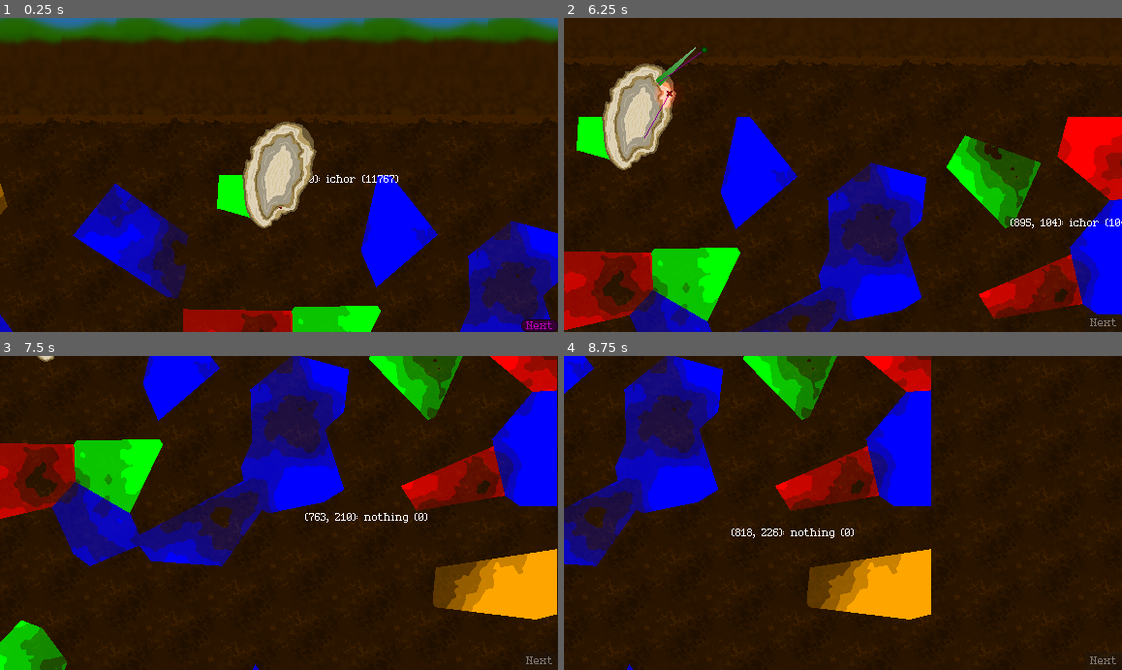
Above: before the commit, frames 1-4 (two rows, left to right).
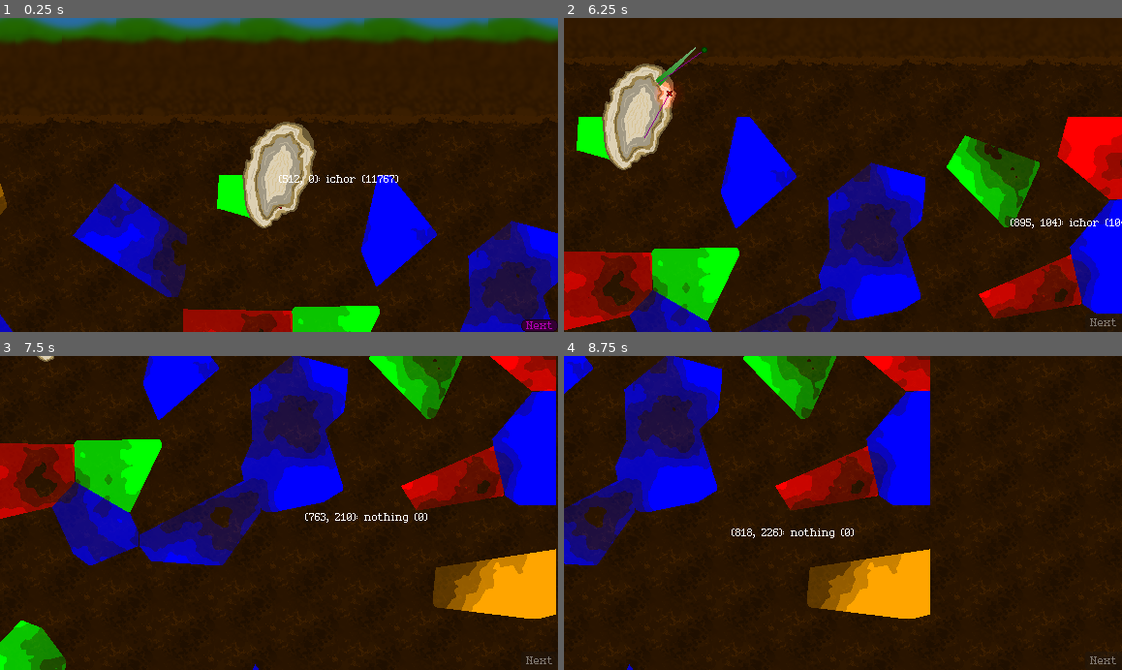
Above: after the commit, the same moments.

Repository: dragonryan06/trellis
Game: Godot game, scene res://test_world.tscn
The game is run twice, just before and just after one commit, with the same random seed, the same clock (stepped at 60 frames per second) and the same inputs.
Inputs (mouse positions are in pixels of both pictures, inside the frame that each line leads up to):
- Up to frame 1 (0.25 s): no input
- Up to frame 2 (6.25 s): click "Next" at 0.5 s; click "Next" at 1.25 s; click "Next" at 2 s; tap Enter at 2.75, 5.75 s; drag from (859, 143) to (898, 105) at 2.77 s; tap Space at 3.5 s; drag from (843, 206) to (898, 105) at 3.52 s; move the mouse to (898, 105) at 4.27 s; hold Right (camera_pan_right) 4.28-5 s; click (898, 105) at 4.42 s; drag from (815, 237) to (742, 153) at 5.02 s; move the mouse to (1010, 222) at 5.77 s; hold Down (camera_pan_down) from 5.78 s (still down); click (1010, 222) at 5.92 s
- Up to frame 3 (7.5 s): release Down (camera_pan_down) at 6.5 s; drag from (111, 465) to (106, 356) at 6.52 s; tap Space at 7.25 s; move the mouse to (306, 513) at 7.27 s; hold Right (camera_pan_right) from 7.28 s (still down); click (306, 513) at 7.42 s
- Up to frame 4 (8.75 s): release Right (camera_pan_right) at 8 s; drag from (759, 434) to (731, 528) at 8.02 s

The runs differ from the first frame. In frame 1, less than 0.1% of the frame differs, in the area x 1-85%, y 50-94%; in frame 2, less than 0.1%; in frame 3, 0.2%, in the area x 11-100%, y 0-99%; in frame 4, 0.2%.

Commit message:
Pop out regions to separate Images, for shading and modification purposes

Diff:
--- a/generation/resource_vein.gd
+++ b/generation/resource_vein.gd
@@ -1,4 +1,5 @@
 class_name ResourceVein
+extends Sprite2D
 
 const COLOR_TABLE: Dictionary[String, Color] = {
 	"nothing" : Color("transparent"),
@@ -18,20 +19,46 @@
 var type: String
 
 # The position of the voronoi seed that spawned this vein.
-var position: Vector2i:
-	get():
-		return positions[0]
-	set(value):
-		positions[0] = value
+var origin: Vector2i
 
-# All voronoi seed positions in this vein, including merged neighbors.
-var positions: Array[Vector2i] = [Vector2i(-1, -1)]
+## The position of the voronoi seed that spawned this vein.
+#var position: Vector2i:
+	#get():
+		#return positions[0]
+	#set(value):
+		#positions[0] = value
+#
+## All voronoi seed positions in this vein, including merged neighbors.
+#var positions: Array[Vector2i] = [Vector2i(-1, -1)]
 
 var color: Color:
 	get():
 		return COLOR_TABLE[type]
 
+var image: Image
+
+var bounds := Rect2i(0, 0, 0, 0)
+
 var volume := 0
+
+func update_bounds(to_include: Vector2i) -> void:
+	if (to_include.x < bounds.position.x):
+		bounds.position.x = to_include.x
+	if (to_include.y < bounds.position.y):
+		bounds.position.y = to_include.y
+	if (to_include.x > bounds.position.x + bounds.size.x):
+		bounds.size.x = to_include.x - bounds.position.x
+	if (to_include.y > bounds.position.y + bounds.size.y):
+		bounds.size.y = to_include.y - bounds.position.y
+
+func _ready() -> void:
+	if (bounds.size.x > 0 and bounds.size.y > 0):
+		image.crop(bounds.size.x, bounds.size.y)
+	texture = ImageTexture.new()
+	texture.set_image(image)
+	position = bounds.position
+	centered = false
+	name = type
 
 func _to_string() -> String:
 	return "%s (%d)" % [type, volume]
--- a/generation/soil_resources.gd
+++ b/generation/soil_resources.gd
@@ -11,8 +11,6 @@
 # Key should be a chunk position
 var _resource_veins: Dictionary[Vector2i, ResourceVein]
 
-var _resource_data: Image
-
 func get_resource_at(local_pos: Vector2) -> ResourceVein:
 	if (local_pos.x < 0 or local_pos.x > IMAGE_DIM.x or local_pos.y < 0 or local_pos.y > IMAGE_DIM.y):
 		return null
@@ -25,13 +23,15 @@
 	$Label.text = "(%d, %d): %s" % [mouse_pos.x, mouse_pos.y, get_resource_at(mouse_pos)]
 
 func _ready() -> void:
-	_resource_data = _generate_resources()
-	$Visualization.texture.set_image(_resource_data)
+	_generate_resources()
+	for vein in _resource_veins.values():
+		if (vein.type == "nothing"):
+			continue
+		add_child(vein)
 
-func _generate_resources() -> Image:
+func _generate_resources() -> void:
 	print("Generating soil resources...")
 	var t_start = Time.get_unix_time_from_system()
-	var image := Image.create(IMAGE_DIM.x, IMAGE_DIM.y, false, Image.FORMAT_RGBA8) # format doesn't necessarily have to be this internally
 
 	@warning_ignore("integer_division")
 	var chunk_size := IMAGE_DIM / GRID_DIM
@@ -40,11 +40,17 @@
 		for x in range(GRID_DIM.x):
 			var vein = ResourceVein.new()
 			vein.type = RandomHelper.get_weighted_random_key(ResourceVein.WEIGHT_TABLE)
-			vein.position = Vector2i(
+			vein.origin = Vector2i(
 				randi_range(x * chunk_size.x, x * chunk_size.x + chunk_size.x),
 				randi_range(y * chunk_size.y, y * chunk_size.y + chunk_size.y)
 			)
 			_resource_veins[Vector2i(x, y)] = vein
+
+			if (vein.type == "nothing"):
+				continue
+
+			vein.image = Image.create_empty(IMAGE_DIM.x, IMAGE_DIM.y, false, Image.FORMAT_RGBA8)
+			vein.image.fill(Color("transparent"))
 
 	var noise = FastNoiseLite.new()
 	noise.noise_type = FastNoiseLite.TYPE_SIMPLEX
@@ -55,21 +61,20 @@
 			var vein = _get_containing_resource_vein(Vector2i(x, y))
 
 			if (vein.type == "nothing"):
-				image.set_pixel(x, y, vein.color)
 				continue
 
 			var richness = snapped(noise.get_noise_2d(x,y) + 0.75, 0.25)
 
 			vein.volume += int(round(4 * richness))
-			image.set_pixel(x, y, Color(
+			vein.update_bounds(Vector2i(x, y))
+
+			vein.image.set_pixel(x, y, Color(
 				vein.color.r,
 				vein.color.g,
 				vein.color.b,
 				vein.color.a * richness))
 
 	print("...done (%.2fs)" % (Time.get_unix_time_from_system() - t_start))
-
-	return image
 
 func _get_containing_resource_vein(of: Vector2i) -> ResourceVein:
 	@warning_ignore("integer_division")
@@ -95,7 +100,7 @@
 		if (vein == null):
 			continue
 
-		var dist = vein.position.distance_squared_to(of)
+		var dist = vein.origin.distance_squared_to(of)
 		if (dist < nearest_distance):
 			nearest_distance = dist
 			nearest = vein
--- a/generation/soil_resources.tscn
+++ b/generation/soil_resources.tscn
@@ -2,8 +2,6 @@
 
 [ext_resource type="Script" uid="uid://b37sy0e12uf3s" path="res://generation/soil_resources.gd" id="1_umswf"]
 [ext_resource type="Script" uid="uid://b31wlpyc00bk6" path="res://meta/player_camera.gd" id="2_obntx"]
-
-[sub_resource type="ImageTexture" id="ImageTexture_obntx"]
 
 [node name="SoilResources" type="Node2D" unique_id=1074567782]
 script = ExtResource("1_umswf")
@@ -11,10 +9,7 @@
 [node name="Camera2D" type="Camera2D" parent="." unique_id=1110551286]
 script = ExtResource("2_obntx")
 
-[node name="Visualization" type="Sprite2D" parent="." unique_id=8470746]
-texture = SubResource("ImageTexture_obntx")
-centered = false
-
 [node name="Label" type="Label" parent="." unique_id=1907031695]
+z_index = 1
 offset_right = 40.0
 offset_bottom = 11.0
